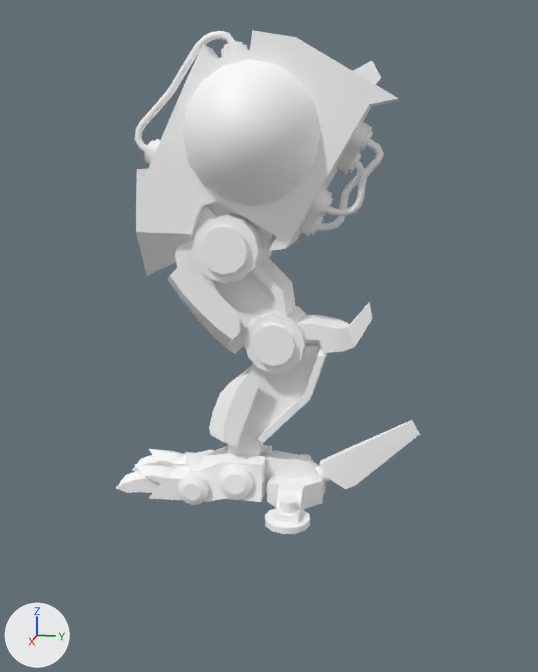
Before and after pictures for a commit that changed the FBX model Assets/Art/Mech/mech_leg_fr.fbx.
Both versions are drawn from a 50 mm camera at (2.52, -1.94, 4.07) aimed at (-1.61, -2.77, 3.04). The lights are fixed; the arrows at lower left show +X, +Y and +Z. Where no turn or scale is listed for an object, it has been applied to the vertices.

The scene before the commit, as lines of its bpy script (objects in view):
```python
me_mesh = bpy.data.meshes.new('Mesh')
me_mesh.from_pydata(...)  # 1573 vertices, 1609 faces; spans x -1.36..-0.32, y -2.28..-0.48, z -0.02..2.6
me_mesh.materials.append(mat_mat_playercharacter)  # its picture is missing
ob_leg_fr = bpy.data.objects.new('leg_fr', me_mesh)
ob_leg_fr.location = (-0.771, -1.4, 2.083)
```
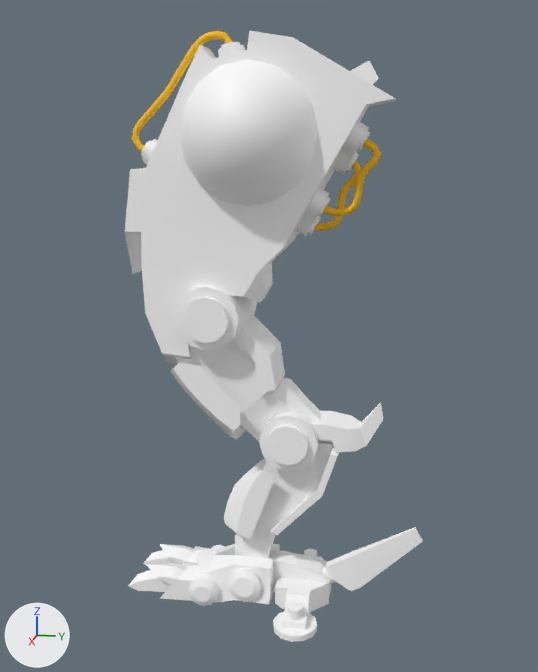
What differs and where, as boxes [x1, y1, x2, y2] in the pictures (538 x 672 px; the box of a moved part takes in the faces that stretch with it):
'leg_fr', reshaped, moved (21% taller)
    before: [116, 30, 420, 534]
    after: [125, 31, 423, 642]
part 1 of me_mesh, moved or reshaped
    before: [192, 213, 274, 283]
    after: [175, 285, 257, 351]
part 2 of me_mesh, moved or reshaped
    before: [168, 268, 243, 354]
    after: [170, 362, 246, 439]
part 3 of me_mesh, moved or reshaped
    before: [209, 366, 261, 447]
    after: [224, 458, 276, 539]
part 4 of me_mesh, moved or reshaped
    before: [244, 306, 308, 373]
    after: [259, 401, 320, 471]
part 5 of me_mesh, moved or reshaped
    before: [298, 302, 372, 353]
    after: [311, 402, 384, 453]
part 6 of me_mesh, moved or reshaped
    before: [319, 420, 420, 489]
    after: [326, 527, 423, 591]
part 7 of me_mesh, moved or reshaped
    before: [265, 497, 310, 534]
    after: [273, 602, 317, 642]
part 8 of me_mesh, moved or reshaped
    before: [300, 454, 311, 460]
    after: [304, 549, 327, 567]
part 9 of me_mesh, moved or reshaped
    before: [178, 450, 214, 505]
    after: [188, 545, 225, 606]
part 10 of me_mesh, moved or reshaped
    before: [187, 445, 272, 502]
    after: [197, 544, 280, 604]
part 11 of me_mesh, moved or reshaped
    before: [262, 450, 325, 523]
    after: [269, 550, 331, 630]
part 12 of me_mesh, moved or reshaped
    before: [219, 464, 253, 500]
    after: [228, 568, 262, 602]
part 13 of me_mesh, moved or reshaped
    before: [149, 449, 185, 467]
    after: [160, 544, 196, 565]
part 14 of me_mesh, moved or reshaped
    before: [173, 452, 192, 465]
    after: [181, 546, 210, 565]
part 15 of me_mesh, moved or reshaped
    before: [132, 455, 164, 472]
    after: [143, 550, 179, 566]
part 16 of me_mesh, moved or reshaped
    before: [148, 465, 190, 500]
    after: [160, 563, 200, 601]
part 17 of me_mesh, moved or reshaped
    before: [116, 471, 160, 493]
    after: [128, 570, 171, 592]
part 18 of me_mesh, moved or reshaped
    before: [134, 464, 174, 484]
    after: [146, 563, 186, 585]
part 19 of me_mesh, moved or reshaped
    before: [315, 465, 331, 483]
    after: [321, 567, 336, 584]
part 20 of me_mesh, rebuilt
    before: [228, 344, 328, 456]
    after: [176, 315, 322, 441]
part 21 of me_mesh, added
    after: [235, 442, 339, 558]
part 22 of me_mesh, deleted
    before: [205, 201, 276, 247]
part 23 of me_mesh, moved or reshaped
    before: [136, 50, 369, 347]
    after: [125, 168, 298, 363]
part 24 of me_mesh, recoloured (white to yellow)
    both: [135, 31, 380, 231]

Diff of the bpy script that builds the scene:
```diff
--- a/Assets/Art/Mech/mech_leg_fr.fbx.py
+++ b/Assets/Art/Mech/mech_leg_fr.fbx.py
@@ mat_mat_leg_fr @@
+mat_mat_leg_fr = principled_material('mat_leg_fr')
+mat_mat_leg_fr.base_color = (1.0, 0.538, 0.0)  # yellow #ffc200
+mat_mat_leg_fr.roughness = 0.749
@@ me_mesh @@
-me_mesh.from_pydata(...)  # 1573 vertices, 1609 faces; spans x -1.36..-0.32, y -2.28..-0.48, z -0.02..2.6
+me_mesh.from_pydata(...)  # 1868 vertices, 1910 faces; spans x -1.36..-0.32, y -2.21..-0.42, z -0.68..2.6
+# me_mesh part 1: the loose piece of 74 vertices spanning x -1.03..-0.5, y -1.72..-1.36, z 1.31..1.67 is moved by (0.0, -0.09, -0.38)
+# me_mesh part 2: the loose piece of 45 vertices spanning x -0.98..-0.56, y -1.9..-1.47, z 0.86..1.38 is moved by (0.0, 0.01, -0.53)
+# me_mesh part 3: the loose piece of 21 vertices spanning x -0.92..-0.62, y -1.72..-1.36, z 0.3..0.79 is moved by (0.0, 0.1, -0.58)
+# me_mesh part 4: the loose piece of 74 vertices spanning x -0.96..-0.57, y -1.46..-1.12, z 0.8..1.14 is moved by (0.0, 0.1, -0.58)
+# me_mesh part 5: the loose piece of 36 vertices spanning x -0.89..-0.65, y -1.26..-0.77, z 0.87..1.19 is moved by (0.0, 0.1, -0.58)
+# me_mesh part 6: the loose piece of 16 vertices spanning x -0.8..-0.74, y -1.05..-0.48, z 0.08..0.52 is moved by (0.0, 0.06, -0.66)
+# me_mesh part 7: the loose piece of 50 vertices spanning x -0.59..-0.33, y -1.31..-1.06, z -0.02..0.12 is moved by (0.0, 0.06, -0.66)
+# me_mesh part 8: the loose piece of 50 vertices spanning x -1.21..-0.95, y -1.31..-1.06, z -0.02..0.12 is moved by (0.0, 0.06, -0.66)
+# me_mesh part 9: the loose piece of 50 vertices spanning x -1.0..-0.55, y -1.86..-1.68, z -0.02..0.16 is moved by (0.0, 0.06, -0.66)
+# me_mesh part 10: the loose piece of 48 vertices spanning x -0.95..-0.59, y -1.86..-1.36, z 0.0..0.27 is moved by (0.0, 0.06, -0.66)
+# me_mesh part 11: the loose piece of 54 vertices spanning x -1.14..-0.4, y -1.58..-1.02, z 0.0..0.25 is moved by (0.0, 0.06, -0.66)
+# me_mesh part 12: the loose piece of 50 vertices spanning x -0.98..-0.56, y -1.61..-1.41, z 0.04..0.24 is moved by (0.0, 0.06, -0.66)
+# me_mesh part 13: the loose piece of 15 vertices spanning x -0.97..-0.79, y -2.15..-1.84, z 0.04..0.17 is moved by (0.0, 0.06, -0.66)
+# me_mesh part 14: the loose piece of 12 vertices spanning x -0.98..-0.77, y -2.06..-1.77, z 0.0..0.18 is moved by (0.0, 0.06, -0.66)
+# me_mesh part 15: the loose piece of 25 vertices spanning x -0.94..-0.82, y -2.28..-1.85, z 0.0..0.15 is moved by (0.0, 0.06, -0.66)
+# me_mesh part 16: the loose piece of 12 vertices spanning x -0.77..-0.56, y -2.06..-1.77, z 0.0..0.18 is moved by (0.0, 0.06, -0.66)
+# me_mesh part 17: the loose piece of 25 vertices spanning x -0.73..-0.6, y -2.28..-1.85, z 0.0..0.15 is moved by (0.0, 0.06, -0.66)
+# me_mesh part 18: the loose piece of 15 vertices spanning x -0.75..-0.58, y -2.15..-1.84, z 0.04..0.17 is moved by (0.0, 0.06, -0.66)
+# me_mesh part 19: the loose piece of 16 vertices spanning x -0.8..-0.75, y -1.09..-0.95, z 0.09..0.23 is moved by (0.0, 0.06, -0.66)
+# me_mesh part 20: the loose piece of 34 vertices spanning x -0.89..-0.65, y -1.59..-1.0, z 0.15..0.95 is rebuilt with 68 vertices and now spans x -0.93..-0.62, y -1.95..-1.01, z 0.28..1.33
+# me_mesh part 21: a new loose piece of 46 vertices spanning x -0.89..-0.65, y -1.54..-0.9, z -0.59..0.37, in mat_mat_playercharacter (its picture is missing)
+# me_mesh part 22: the loose piece of 12 vertices spanning x -0.87..-0.68, y -1.78..-1.28, z 1.4..1.87 is deleted
+# me_mesh part 23: 7 vertices moved from x -1.0..-0.59, y -2.07..-1.27, z 1.3..1.94 to x -1.0..-0.59, y -2.06..-1.36, z 1.37..1.93; 64 vertices removed from x -1.0..-0.59, y -2.06..-1.22, z 0.88..1.74; 41 vertices added at x -1.0..-0.59, y -2.15..-1.33, z 0.78..1.66
+# me_mesh part 24: 368 faces spanning x -0.84..-0.66, y -2.08..-0.74, z 1.57..2.6 switch from mat_mat_playercharacter (its picture is missing) to mat_mat_leg_fr (yellow #ffc200)
@@ ob_leg_fr @@
 ob_leg_fr = bpy.data.objects.new('leg_fr', me_mesh)
-ob_leg_fr.location = (-0.771, -1.4, 2.083)
+ob_leg_fr.location = (-0.771, -1.415, 2.083)
```
